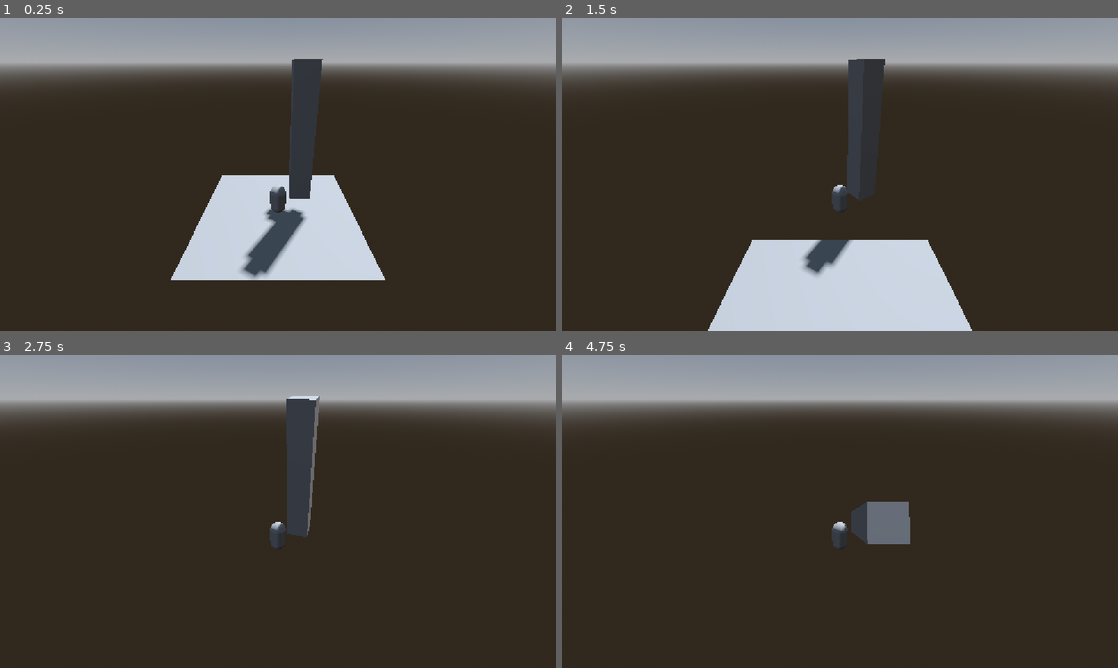
Above: before the commit, frames 1-4 (two rows, left to right).
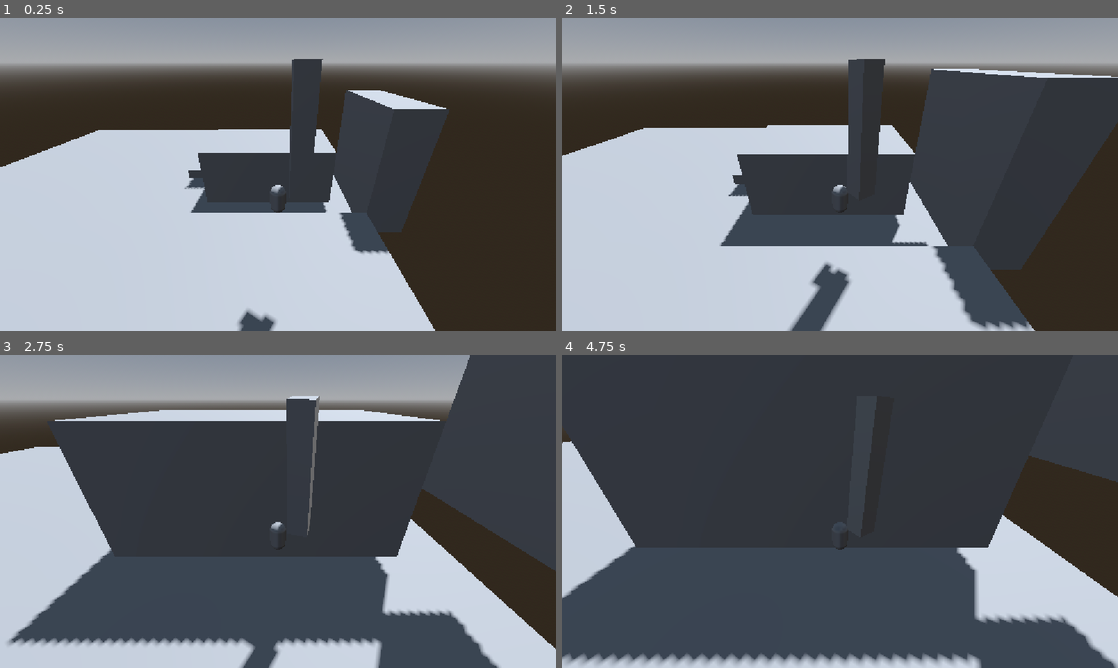
Above: after the commit, the same moments.

Repository: paipaux/TallerVideojuegos
Game: Godot game, scene res://world.tscn
Same seed, same stepped clock (60 frames per second), same inputs: the game is played once before the commit and once after it.
Inputs (mouse positions are in pixels of both pictures, inside the frame that each line leads up to):
- Up to frame 1 (0.25 s): no input
- Up to frame 2 (1.5 s): move the mouse to (867, 174) at 0.52 s; press the mouse at (867, 174) at 0.53 s; hold W (move_up) from 0.53 s (still down); tap Space (jump, bound only after the commit) at 0.77, 0.8, 1.07, 1.35 s; move the mouse to (812, 174) at 1.27 s; release the mouse at (812, 174) at 1.28 s
- Up to frame 3 (2.75 s): keep holding W (move_up); tap Space (jump, bound only after the commit) at 1.52, 1.82, 2.3 s; click (250, 511) at 1.55 s; move the mouse to (289, 505) at 2.02 s; press the mouse at (289, 505) at 2.03 s
- Up to frame 4 (4.75 s): move the mouse to (834, 517) at 2.77 s; release the mouse at (834, 517) at 2.78 s; click (834, 517) at 2.85 s; tap Space (jump, bound only after the commit) at 3.02, 3.32, 3.6, 3.77, 4.07 s; move the mouse to (878, 514) at 3.52 s; tap Escape (menu, bound only after the commit) at 4.15 s; release W (move_up) at 4.25 s; click (840, 461) at 4.25 s, where only the run after the commit has a clickable "Volver al juego"

The runs differ from the first frame. In frame 1, 42% of the frame differs, in the area x 0-81%, y 23-100%; in frame 2, 50%; in frame 3, 75%; in frame 4, 89%, in the area x 0-100%, y 0-100%.

Commit message:
limites para girar la espada, espada plataforma lanzable y menu de pausa para testear mas faciiil

Diff:
--- /dev/null
+++ b/a-tiny-knight's-tale-alpha/pause_menu.gd
@@ -0,0 +1,36 @@
+extends CanvasLayer
+
+@onready var resume: Button = %Resume
+@onready var retry: Button = %Retry
+@onready var back: Button = %Back
+@onready var quit: Button = %Quit
+
+func _ready() -> void:
+	hide()
+	resume.pressed.connect(_on_resume_pressed)
+	retry.pressed.connect(_on_retry_pressed)
+	back.pressed.connect(_on_back_pressed)
+	quit.pressed.connect(_on_quiiit_pressed)
+
+func _input(event: InputEvent) -> void:
+	if event.is_action_pressed("menu"):
+		get_tree().paused = not get_tree().paused
+		visible = get_tree().paused
+
+		Input.mouse_mode = Input.MOUSE_MODE_VISIBLE if get_tree().paused else Input.MOUSE_MODE_CAPTURED
+
+func _on_resume_pressed() -> void:
+	get_tree().paused = false
+	hide()
+
+func _on_retry_pressed() -> void:
+	get_tree().paused = false
+	get_tree().reload_current_scene()
+
+func _on_back_pressed() -> void:
+	# aun no hay menuu
+	pass
+
+func _on_quiiit_pressed() -> void:
+	# para testear y arreglar más facil, despues habria que sacar este creo jsdhjs
+	get_tree().quit()
--- /dev/null
+++ b/a-tiny-knight's-tale-alpha/pause_menu.tscn
@@ -0,0 +1,51 @@
+[gd_scene format=3 uid="uid://dvsrqp7g3txk5"]
+
+[ext_resource type="Script" uid="uid://dwktr6sc5bdjg" path="res://pause_menu.gd" id="1_hdmo1"]
+
+[node name="PauseMenu" type="CanvasLayer" unique_id=1998557336]
+process_mode = 3
+script = ExtResource("1_hdmo1")
+
+[node name="PanelContainer" type="PanelContainer" parent="." unique_id=299012689]
+anchors_preset = 8
+anchor_left = 0.5
+anchor_top = 0.5
+anchor_right = 0.5
+anchor_bottom = 0.5
+offset_left = -157.0
+offset_top = -145.0
+offset_right = 155.0
+offset_bottom = 143.0
+grow_horizontal = 2
+grow_vertical = 2
+
+[node name="MarginContainer" type="MarginContainer" parent="PanelContainer" unique_id=1580871497]
+layout_mode = 2
+
+[node name="VBoxContainer" type="VBoxContainer" parent="PanelContainer/MarginContainer" unique_id=1253320022]
+layout_mode = 2
+
+[node name="Label" type="Label" parent="PanelContainer/MarginContainer/VBoxContainer" unique_id=281370452]
+layout_mode = 2
+text = "Juego pausado"
+horizontal_alignment = 1
+
+[node name="Resume" type="Button" parent="PanelContainer/MarginContainer/VBoxContainer" unique_id=1636514113]
+unique_name_in_owner = true
+layout_mode = 2
+text = "Volver al juego"
+
+[node name="Retry" type="Button" parent="PanelContainer/MarginContainer/VBoxContainer" unique_id=540142159]
+unique_name_in_owner = true
+layout_mode = 2
+text = "Reintentar"
+
+[node name="Back" type="Button" parent="PanelContainer/MarginContainer/VBoxContainer" unique_id=912883753]
+unique_name_in_owner = true
+layout_mode = 2
+text = "Volver al menú"
+
+[node name="Quit" type="Button" parent="PanelContainer/MarginContainer/VBoxContainer" unique_id=1398871103]
+unique_name_in_owner = true
+layout_mode = 2
+text = "Salir"
--- a/a-tiny-knight's-tale-alpha/player.gd
+++ b/a-tiny-knight's-tale-alpha/player.gd
@@ -1,12 +1,18 @@
 extends CharacterBody3D
 @export var move_speed: float = 2
 @export var acceleration: float = 5
+@export var jump_velocity: float = 4.5
+@export var reach_distance: float = 4.0 # distancia para clavar o recoger la espada
 
+var has_sword: bool = true
+var active_sword_instance: Node3D = null
 
 var is_moving: bool = false
 
 
 @onready var sword: Node3D = $sword
+
+const swoooord = preload("res://sword_platform.tscn")
 
 func _ready():
 	Input.mouse_mode = Input.MOUSE_MODE_CAPTURED
@@ -14,7 +20,19 @@
 func _input(event):
 	if event is InputEventMouseMotion:
 		sword.rotation.y -= event.relative.x * 0.01
-		sword.rotation.x -= event.relative.y * 0.01
+		sword.rotation.x = clamp(
+			# para que no atraviese el sueloooo
+			sword.rotation.x - event.relative.y * 0.01,
+			deg_to_rad(-90),
+			deg_to_rad(90)
+		)
+
+	# clavar y recoger la espadaa
+	if event.is_action_pressed("throw"):
+		if has_sword:
+			throw_sword()
+		else:
+			retrieve_sword()
 
 
 func _physics_process(delta: float) -> void:
@@ -24,6 +42,9 @@
 
 	if not is_on_floor():
 		velocity += get_gravity() * delta
+
+	if Input.is_action_just_pressed("jump") and is_on_floor():
+		velocity.y = jump_velocity
 
 	var move_input: Vector2 = Input.get_vector("move_left", "move_right", "move_up", "move_down")
 
@@ -36,3 +57,46 @@
 	velocity.z = result.y
 
 	move_and_slide()
+
+func throw_sword() -> void:
+	var tip_local := Vector3(0, 1.25, 0)  # se puede ir cambiando el 1.25 por otros para que no quede flotando o rara
+	var origin = sword.to_global(tip_local)
+	var forward = sword.global_transform.basis.y.normalized()
+	var target_pos = origin + (forward * reach_distance)
+
+	print("origin: ", origin, " | forward: ", forward, " | target_pos: ", target_pos)
+
+	var space_state = get_world_3d().direct_space_state
+	var query = PhysicsRayQueryParameters3D.create(origin, target_pos)
+	query.exclude = [get_rid()]
+	query.collide_with_bodies = true
+	query.collide_with_areas = false
+
+	var result = space_state.intersect_ray(query)
+	print("result: ", result)
+
+	if not result:
+		print("no hay nada donde clavar la espada")
+		return
+
+	var hit_position: Vector3 = result.position
+
+	var embedded_sword = swoooord.instantiate()
+	get_tree().current_scene.add_child(embedded_sword)
+
+	embedded_sword.global_transform = sword.global_transform
+	embedded_sword.global_position = hit_position
+
+	sword.visible = false
+	has_sword = false
+	active_sword_instance = embedded_sword
+
+# recoger la espada
+func retrieve_sword() -> void:
+	if active_sword_instance and is_instance_valid(active_sword_instance):
+		var dist = global_position.distance_to(active_sword_instance.global_position)
+		if dist <= reach_distance:
+			active_sword_instance.queue_free()
+			active_sword_instance = null
+			sword.visible = true
+			has_sword = true
--- a/a-tiny-knight's-tale-alpha/project.godot
+++ b/a-tiny-knight's-tale-alpha/project.godot
@@ -42,6 +42,21 @@
 "events": [Object(InputEventKey,"resource_local_to_scene":false,"resource_name":"","device":-1,"window_id":0,"alt_press …(192 unchanged characters)…
 ]
 }
+menu={
+"deadzone": 0.2,
+"events": [Object(InputEventKey,"resource_local_to_scene":false,"resource_name":"","device":-1,"window_id":0,"alt_pressed":false,"shift_pressed":false,"ctrl_pressed":false,"meta_pressed":false,"pressed":false,"keycode":0,"physical_keycode":4194305,"key_label":0,"unicode":0,"location":0,"echo":false,"script":null)
+]
+}
+jump={
+"deadzone": 0.2,
+"events": [Object(InputEventKey,"resource_local_to_scene":false,"resource_name":"","device":-1,"window_id":0,"alt_pressed":false,"shift_pressed":false,"ctrl_pressed":false,"meta_pressed":false,"pressed":false,"keycode":0,"physical_keycode":32,"key_label":0,"unicode":32,"location":0,"echo":false,"script":null)
+]
+}
+throw={
+"deadzone": 0.2,
+"events": [Object(InputEventMouseButton,"resource_local_to_scene":false,"resource_name":"","device":-1,"window_id":0,"alt_pressed":false,"shift_pressed":false,"ctrl_pressed":false,"meta_pressed":false,"button_mask":0,"position":Vector2(0, 0),"global_position":Vector2(0, 0),"factor":1.0,"button_index":1,"canceled":false,"pressed":false,"double_click":false,"script":null)
+]
+}
 
 [physics]
 
--- /dev/null
+++ b/a-tiny-knight's-tale-alpha/sword_platform.tscn
@@ -0,0 +1,15 @@
+[gd_scene format=3 uid="uid://cjwgkar70y6sw"]
+
+[sub_resource type="BoxMesh" id="BoxMesh_dib1w"]
+size = Vector3(0.5, 3, 0.5)
+
+[sub_resource type="BoxShape3D" id="BoxShape3D_gnkvg"]
+size = Vector3(0.5, 3, 0.5)
+
+[node name="StaticBody3D" type="StaticBody3D" unique_id=1951014335]
+
+[node name="MeshInstance3D" type="MeshInstance3D" parent="." unique_id=98215129]
+mesh = SubResource("BoxMesh_dib1w")
+
+[node name="CollisionShape3D" type="CollisionShape3D" parent="." unique_id=764645257]
+shape = SubResource("BoxShape3D_gnkvg")
--- a/a-tiny-knight's-tale-alpha/world.tscn
+++ b/a-tiny-knight's-tale-alpha/world.tscn
@@ -1,6 +1,7 @@
 [gd_scene format=3 uid="uid://doyf1ehil6ulo"]
 
 [ext_resource type="PackedScene" uid="uid://blbbvdfbj2gug" path="res://player.tscn" id="1_f3sb7"]
+[ext_resource type="PackedScene" uid="uid://dvsrqp7g3txk5" path="res://pause_menu.tscn" id="2_fj7yv"]
 
 [sub_resource type="ProceduralSkyMaterial" id="ProceduralSkyMaterial_f3sb7"]
 sky_horizon_color = Color(0.66224277, 0.6717428, 0.6867428, 1)
@@ -18,6 +19,24 @@
 
 [sub_resource type="PlaneMesh" id="PlaneMesh_1s8gj"]
 
+[sub_resource type="BoxShape3D" id="BoxShape3D_gnkvg"]
+size = Vector3(5, 2.2, 3)
+
+[sub_resource type="BoxMesh" id="BoxMesh_dib1w"]
+size = Vector3(5, 2.2, 3)
+
+[sub_resource type="BoxMesh" id="BoxMesh_gnkvg"]
+size = Vector3(1, 3, 3)
+
+[sub_resource type="BoxShape3D" id="BoxShape3D_m50bt"]
+size = Vector3(1, 3, 3)
+
+[sub_resource type="BoxMesh" id="BoxMesh_m50bt"]
+size = Vector3(1, 0.45, 1)
+
+[sub_resource type="BoxShape3D" id="BoxShape3D_dib1w"]
+size = Vector3(1, 0.45, 1)
+
 [node name="Node3D" type="Node3D" unique_id=1134926575]
 
 [node name="WorldEnvironment" type="WorldEnvironment" parent="." unique_id=1108911053]
@@ -33,11 +52,74 @@
 shape = SubResource("WorldBoundaryShape3D_f3sb7")
 
 [node name="MeshInstance3D" type="MeshInstance3D" parent="StaticBody3D" unique_id=975792724]
+transform = Transform3D(10, 0, 0, 0, 10, 0, 0, 0, 10, 0, 0, 0)
 mesh = SubResource("PlaneMesh_1s8gj")
 
 [node name="CharacterBody3D" parent="." unique_id=100382861 instance=ExtResource("1_f3sb7")]
-transform = Transform3D(1, 0, 0, 0, 1, 0, 0, 0, 1, 0, 0.2645266, 0)
+transform = Transform3D(1, 0, 0, 0, 1, 0, 0, 0, 1, 6.3947105, 4.1989326, 6.1049805)
 
 [node name="Camera3D" type="Camera3D" parent="CharacterBody3D" unique_id=1935531902]
 transform = Transform3D(1, 0, 0, 0, 0.87586033, 0.48256472, 0, -0.48256472, 0.87586033, 0, 1.5763236, 2.191794)
 current = true
+
+[node name="PauseMenu" parent="." unique_id=1998557336 instance=ExtResource("2_fj7yv")]
+
+[node name="Tower" type="StaticBody3D" parent="." unique_id=2113774500]
+transform = Transform3D(1, 0, 0, 0, 1, 0, 0, 0, 1, 6, 1.5, 0)
+
+[node name="CollisionShape3D" type="CollisionShape3D" parent="Tower" unique_id=505091588]
+shape = SubResource("BoxShape3D_gnkvg")
+
+[node name="MeshInstance3D" type="MeshInstance3D" parent="Tower" unique_id=443811483]
+mesh = SubResource("BoxMesh_dib1w")
+
+[node name="Tower2" type="StaticBody3D" parent="." unique_id=423161876]
+transform = Transform3D(1, 0, 0, 0, 1, 0, 0, 0, 1, 6, 1.2, 6)
+
+[node name="CollisionShape3D" type="CollisionShape3D" parent="Tower2" unique_id=2029725562]
+shape = SubResource("BoxShape3D_gnkvg")
+
+[node name="MeshInstance3D" type="MeshInstance3D" parent="Tower2" unique_id=1536193002]
+mesh = SubResource("BoxMesh_dib1w")
+
+[node name="Wall" type="StaticBody3D" parent="." unique_id=1301512917]
+transform = Transform3D(1, 0, 0, 0, 1, 0, 0, 0, 1, 9, 3.2, 3)
+
+[node name="MeshInstance3D" type="MeshInstance3D" parent="Wall" unique_id=843867943]
+mesh = SubResource("BoxMesh_gnkvg")
+
+[node name="CollisionShape3D" type="CollisionShape3D" parent="Wall" unique_id=1210494635]
+shape = SubResource("BoxShape3D_m50bt")
+
+[node name="Platfrom" type="StaticBody3D" parent="." unique_id=1144626872]
+transform = Transform3D(1, 0, 0, 0, 1, 0, 0, 0, 1, 9, 7, 3)
+
+[node name="MeshInstance3D" type="MeshInstance3D" parent="Platfrom" unique_id=1280914809]
+transform = Transform3D(1, 0, 0, 0, 1, 0, 0, 0, 1, -6.5, -6.4, -4)
+mesh = SubResource("BoxMesh_m50bt")
+
+[node name="CollisionShape3D" type="CollisionShape3D" parent="Platfrom" unique_id=1657884119]
+transform = Transform3D(1, 0, 0, 0, 1, 0, 0, 0, 1, -6.5, -6.4, -4)
+shape = SubResource("BoxShape3D_dib1w")
+
+[node name="Platfrom2" type="StaticBody3D" parent="." unique_id=285115254]
+transform = Transform3D(1, 0, 0, 0, 1, 0, 0, 0, 1, 10.008277, 7, 1.4353371)
+
+[node name="MeshInstance3D" type="MeshInstance3D" parent="Platfrom2" unique_id=1454625274]
+transform = Transform3D(1, 0, 0, 0, 1, 0, 0, 0, 1, -6.9, -5.82, -3.9)
+mesh = SubResource("BoxMesh_m50bt")
+
+[node name="CollisionShape3D" type="CollisionShape3D" parent="Platfrom2" unique_id=300076401]
+transform = Transform3D(1, 0, 0, 0, 1, 0, 0, 0, 1, -6.9, -5.8, -3.9)
+shape = SubResource("BoxShape3D_dib1w")
+
+[node name="Platfrom3" type="StaticBody3D" parent="." unique_id=1807413018]
+transform = Transform3D(1, 0, 0, 0, 1, 0, 0, 0, 1, 11.622386, 7.6975784, 1.4353371)
+
+[node name="MeshInstance3D" type="MeshInstance3D" parent="Platfrom3" unique_id=164059759]
+transform = Transform3D(1, 0, 0, 0, 1, 0, 0, 0, 1, -6.9, -5.82, -3.9)
+mesh = SubResource("BoxMesh_m50bt")
+
+[node name="CollisionShape3D" type="CollisionShape3D" parent="Platfrom3" unique_id=1379692294]
+transform = Transform3D(1, 0, 0, 0, 1, 0, 0, 0, 1, -6.9, -5.8, -3.9)
+shape = SubResource("BoxShape3D_dib1w")
Not shown, added: a-tiny-knight's-tale-alpha/pause_menu.gd.uid
